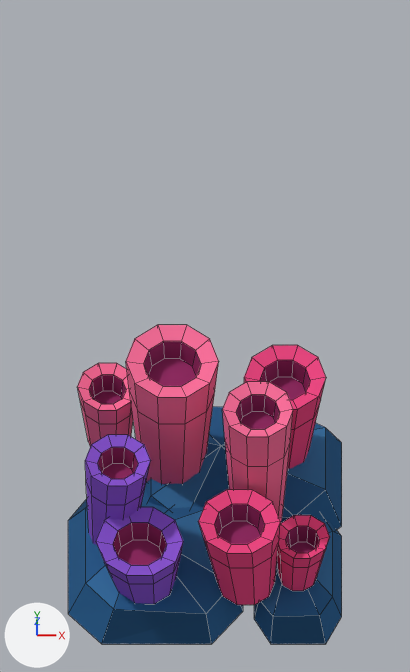
A saved change to the Blender file prototypes/sushi-loop/assets/decoration-study/decoration-study.blend.
Camera for both pictures: the file's camera 'S33 decor 575d5ab4 camera'. Lighting does not change. The marker at lower left points along +X, +Y and +Z. The first picture is the older version. Mesh edges are drawn as thin lines.

In view in the first picture: 'S33 decor 575d5ab4 coral coral tube 0', 'S33 decor 575d5ab4 coral coral tube 1', 'S33 decor 575d5ab4 coral coral tube 2', 'S33 decor 575d5ab4 coral coral tube 3', 'S33 decor 575d5ab4 coral coral tube 4', 'S33 decor 575d5ab4 coral coral tube 5', 'S33 decor 575d5ab4 coral coral tube 6', 'S33 decor 575d5ab4 coral coral tube 7', 'S33 decor 575d5ab4 coral left ground stone', 'S33 decor 575d5ab4 coral rear ground stone', 'S33 decor 575d5ab4 coral right ground stone'.
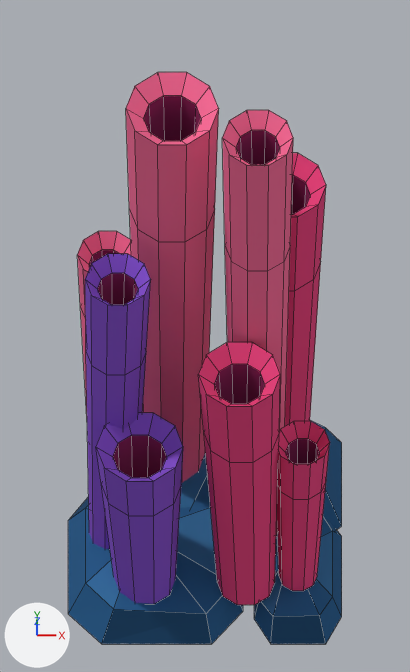
What changed in the scene script:
```text
Remove ob_s33_decor_575d5ab4_coral_coral_tube_0:
    ob_s33_decor_575d5ab4_coral_coral_tube_0 = bpy.data.objects.new('S33 decor 575d5ab4 coral coral tube 0', me_coral_tube_0_002)
Remove ob_s33_decor_575d5ab4_coral_coral_tube_1:
    ob_s33_decor_575d5ab4_coral_coral_tube_1 = bpy.data.objects.new('S33 decor 575d5ab4 coral coral tube 1', me_coral_tube_1_002)
Remove ob_s33_decor_575d5ab4_coral_coral_tube_2:
    ob_s33_decor_575d5ab4_coral_coral_tube_2 = bpy.data.objects.new('S33 decor 575d5ab4 coral coral tube 2', me_coral_tube_2_002)
Remove ob_s33_decor_575d5ab4_coral_coral_tube_3:
    ob_s33_decor_575d5ab4_coral_coral_tube_3 = bpy.data.objects.new('S33 decor 575d5ab4 coral coral tube 3', me_coral_tube_3_002)
Remove ob_s33_decor_575d5ab4_coral_coral_tube_4:
    ob_s33_decor_575d5ab4_coral_coral_tube_4 = bpy.data.objects.new('S33 decor 575d5ab4 coral coral tube 4', me_coral_tube_4_002)
Remove ob_s33_decor_575d5ab4_coral_coral_tube_5:
    ob_s33_decor_575d5ab4_coral_coral_tube_5 = bpy.data.objects.new('S33 decor 575d5ab4 coral coral tube 5', me_coral_tube_5_002)
Remove ob_s33_decor_575d5ab4_coral_coral_tube_6:
    ob_s33_decor_575d5ab4_coral_coral_tube_6 = bpy.data.objects.new('S33 decor 575d5ab4 coral coral tube 6', me_coral_tube_6_002)
Remove ob_s33_decor_575d5ab4_coral_coral_tube_7:
    ob_s33_decor_575d5ab4_coral_coral_tube_7 = bpy.data.objects.new('S33 decor 575d5ab4 coral coral tube 7', me_coral_tube_7_002)
Add ob_s33_decor_887134c9_coral_coral_tube_7:
    ob_s33_decor_887134c9_coral_coral_tube_7 = bpy.data.objects.new('S33 decor 887134c9 coral coral tube 7', me_coral_tube_7_004)  # 50 vertices, 42 faces; spans x 0.256..0.456, y -0.375..-0.185, z 0.12..0.971; in mat_s33_decor_575d5ab4_coral_coral (pink #e94781), mat_s33_decor_575d5ab4_coral_coraldark (purple #972d67)
    ob_s33_decor_887134c9_coral_coral_tube_7.parent = ob_s33_decor_575d5ab4_coral_root
    ob_s33_decor_887134c9_coral_coral_tube_7.location = (0.0, 0.0, 0.0)
Add ob_s33_decor_887134c9_coral_coral_tube_6:
    ob_s33_decor_887134c9_coral_coral_tube_6 = bpy.data.objects.new('S33 decor 887134c9 coral coral tube 6', me_coral_tube_6_004)  # 50 vertices, 42 faces; spans x -0.467..-0.247, y 0.215..0.425, z 0.12..1.312; in mat_s33_decor_575d5ab4_coral_corallight (pink #f66e99), mat_s33_decor_575d5ab4_coral_coraldark (purple #972d67)
    ob_s33_decor_887134c9_coral_coral_tube_6.parent = ob_s33_decor_575d5ab4_coral_root
    ob_s33_decor_887134c9_coral_coral_tube_6.location = (0.0, 0.0, 0.0)
Add ob_s33_decor_887134c9_coral_coral_tube_5:
    ob_s33_decor_887134c9_coral_coral_tube_5 = bpy.data.objects.new('S33 decor 887134c9 coral coral tube 5', me_coral_tube_5_004)  # 50 vertices, 42 faces; spans x -0.024..0.276, y -0.453..-0.167, z 0.12..1.448; in mat_s33_decor_575d5ab4_coral_coral (pink #e94781), mat_s33_decor_575d5ab4_coral_coraldark (purple #972d67)
    ob_s33_decor_887134c9_coral_coral_tube_5.parent = ob_s33_decor_575d5ab4_coral_root
    ob_s33_decor_887134c9_coral_coral_tube_5.location = (0.0, 0.0, 0.0)
Add ob_s33_decor_887134c9_coral_coral_tube_4:
    ob_s33_decor_887134c9_coral_coral_tube_4 = bpy.data.objects.new('S33 decor 887134c9 coral coral tube 4', me_coral_tube_4_004)  # 50 vertices, 42 faces; spans x -0.399..-0.079, y -0.452..-0.148, z 0.12..0.971; in mat_s33_decor_575d5ab4_coral_purple (purple #8754cf), mat_s33_decor_575d5ab4_coral_coraldark (purple #972d67)
    ob_s33_decor_887134c9_coral_coral_tube_4.parent = ob_s33_decor_575d5ab4_coral_root
    ob_s33_decor_887134c9_coral_coral_tube_4.location = (0.0, 0.0, 0.0)
Add ob_s33_decor_887134c9_coral_coral_tube_3:
    ob_s33_decor_887134c9_coral_coral_tube_3 = bpy.data.objects.new('S33 decor 887134c9 coral coral tube 3', me_coral_tube_3_004)  # 50 vertices, 42 faces; spans x 0.06..0.32, y -0.16..0.08, z 0.12..2.57; in mat_s33_decor_575d5ab4_coral_corallight (pink #f66e99), mat_s33_decor_575d5ab4_coral_coraldark (purple #972d67)
    ob_s33_decor_887134c9_coral_coral_tube_3.parent = ob_s33_decor_575d5ab4_coral_root
    ob_s33_decor_887134c9_coral_coral_tube_3.location = (0.0, 0.0, 0.0)
Add ob_s33_decor_887134c9_coral_coral_tube_2:
    ob_s33_decor_887134c9_coral_coral_tube_2 = bpy.data.objects.new('S33 decor 887134c9 coral coral tube 2', me_coral_tube_2_004)  # 50 vertices, 42 faces; spans x 0.14..0.44, y 0.11..0.39, z 0.12..1.86; in mat_s33_decor_575d5ab4_coral_coral (pink #e94781), mat_s33_decor_575d5ab4_coral_coraldark (purple #972d67)
    ob_s33_decor_887134c9_coral_coral_tube_2.parent = ob_s33_decor_575d5ab4_coral_root
    ob_s33_decor_887134c9_coral_coral_tube_2.location = (0.0, 0.0, 0.0)
Add ob_s33_decor_887134c9_coral_coral_tube_1:
    ob_s33_decor_887134c9_coral_coral_tube_1 = bpy.data.objects.new('S33 decor 887134c9 coral coral tube 1', me_coral_tube_1_004)  # 50 vertices, 42 faces; spans x -0.44..-0.2, y -0.21..0.01, z 0.12..1.75; in mat_s33_decor_575d5ab4_coral_purple (purple #8754cf), mat_s33_decor_575d5ab4_coral_coraldark (purple #972d67)
    ob_s33_decor_887134c9_coral_coral_tube_1.parent = ob_s33_decor_575d5ab4_coral_root
    ob_s33_decor_887134c9_coral_coral_tube_1.location = (0.0, 0.0, 0.0)
Add ob_s33_decor_887134c9_coral_coral_tube_0:
    ob_s33_decor_887134c9_coral_coral_tube_0 = bpy.data.objects.new('S33 decor 887134c9 coral coral tube 0', me_coral_tube_0_004)  # 50 vertices, 42 faces; spans x -0.29..0.05, y 0.05..0.37, z 0.12..2.4; in mat_s33_decor_575d5ab4_coral_corallight (pink #f66e99), mat_s33_decor_575d5ab4_coral_coraldark (purple #972d67)
    ob_s33_decor_887134c9_coral_coral_tube_0.parent = ob_s33_decor_575d5ab4_coral_root
    ob_s33_decor_887134c9_coral_coral_tube_0.location = (0.0, 0.0, 0.0)
```

Boxes (x1, y1, x2, y2) around the edits, measured in the pictures (410 x 672 px):
'S33 decor 887134c9 coral coral tube 0', added: after (126, 72, 219, 483)
'S33 decor 887134c9 coral coral tube 5', added: after (198, 342, 280, 605)
'S33 decor 887134c9 coral coral tube 3', added: after (222, 110, 293, 534)
'S33 decor 887134c9 coral coral tube 4', added (purple): after (96, 413, 183, 604)
'S33 decor 887134c9 coral coral tube 1', added (purple): after (85, 254, 151, 549)
'S33 decor 575d5ab4 coral coral tube 0', deleted: before (126, 325, 219, 484)
'S33 decor 887134c9 coral coral tube 2', added: after (285, 153, 326, 426)
'S33 decor 887134c9 coral coral tube 7', added: after (277, 421, 330, 591)
'S33 decor 575d5ab4 coral coral tube 5', deleted: before (198, 489, 280, 605)
'S33 decor 575d5ab4 coral coral tube 3', deleted: before (222, 382, 293, 523)
'S33 decor 575d5ab4 coral coral tube 4', deleted: before (96, 507, 183, 604)
'S33 decor 575d5ab4 coral coral tube 1', deleted: before (85, 435, 151, 546)
'S33 decor 575d5ab4 coral coral tube 2', deleted: before (244, 345, 326, 469)
'S33 decor 575d5ab4 coral coral tube 6', deleted: before (77, 363, 133, 446)
'S33 decor 575d5ab4 coral coral tube 7', deleted: before (277, 515, 330, 591)
'S33 decor 887134c9 coral coral tube 6', added: after (77, 231, 131, 411)
'S33 decor 575d5ab4 coral rear ground stone', unchanged, covered by the edit: before (146, 407, 342, 530); after (180, 420, 342, 530)
